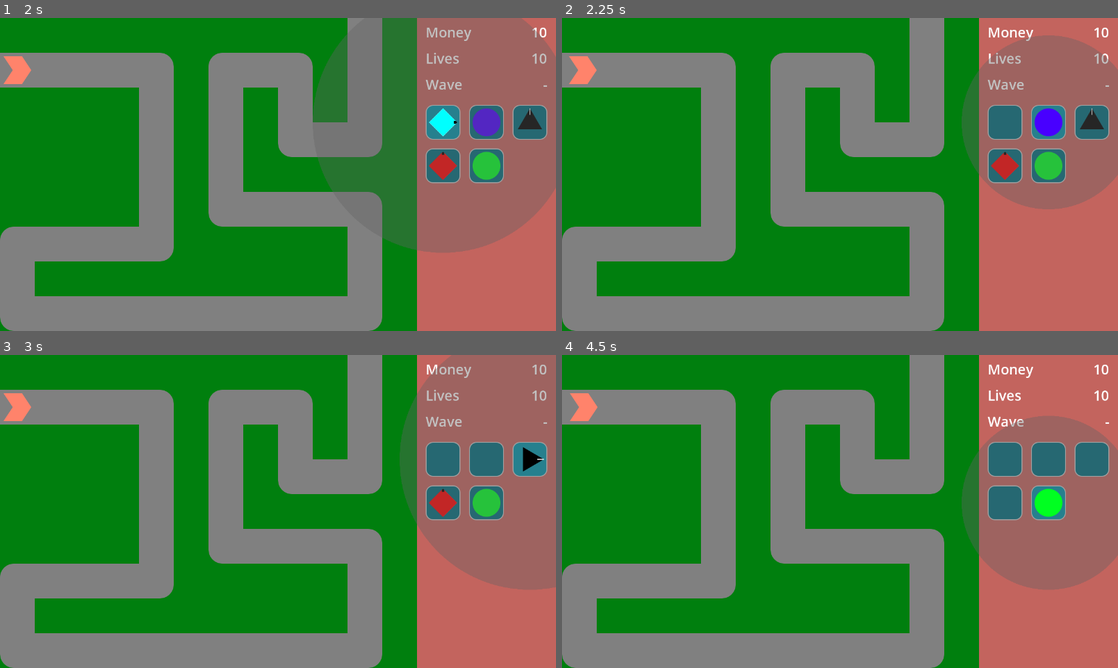
Above: before the commit, frames 1-4 (two rows, left to right).
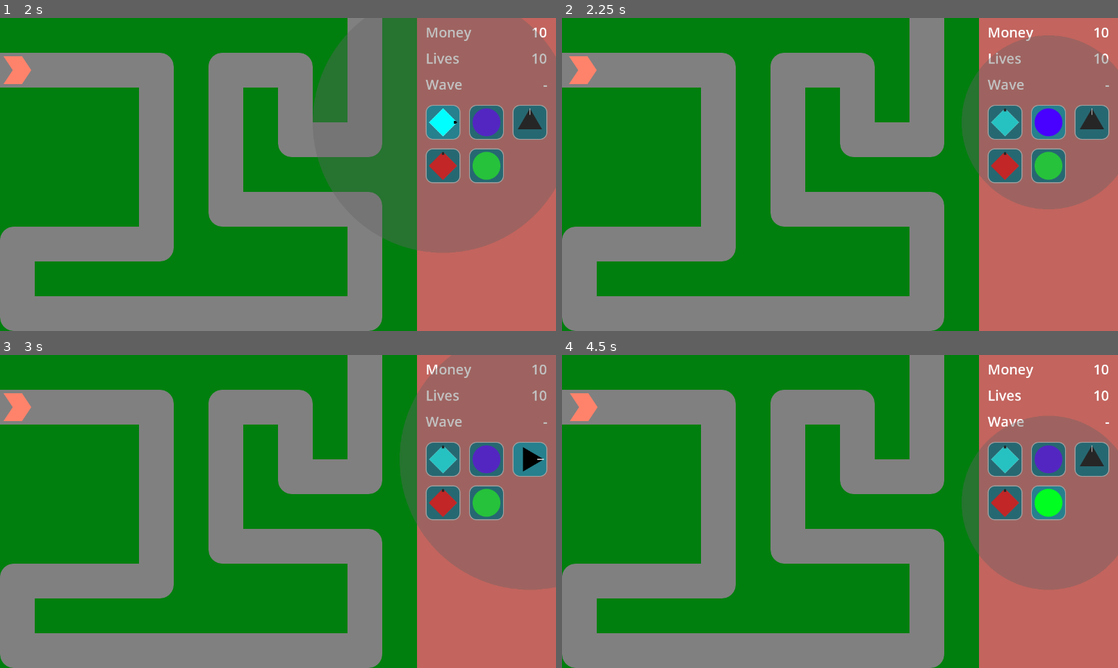
Above: after the commit, the same moments.

Repository: phrasmotica/godot-tower-defence
Game: Godot game, scene res://scenes/game.tscn
The game is run twice, just before and just after one commit, with the same random seed, the same clock (stepped at 60 frames per second) and the same inputs.
Inputs (mouse positions are in pixels of both pictures, inside the frame that each line leads up to):
- Up to frame 1 (2 s): click "Play path 0" at 0.5 s; click (444, 121) at 1.25 s
- Up to frame 2 (2.25 s): click (1051, 121) at 2 s
- Up to frame 3 (3 s): click (528, 458) at 2.75 s
- Up to frame 4 (4.5 s): click (1006, 502) at 3.5 s; click (1051, 502) at 4.25 s

Frame 1 is identical in both runs. In frame 2, 0.2% of the frame differs, in the area x 77-83%, y 28-38%; in frame 3, 0.6%; in frame 4, 1.0%, in the area x 77-98%, y 28-52%.

Commit message:
Ensure create tower buttons are set to non-create mode when a tower is being placed

Diff:
--- a/scripts/game_ui.gd
+++ b/scripts/game_ui.gd
@@ -85,6 +85,10 @@
 	if current_tower_scene_id == new_id:
 		print("Already placing tower with ID " + str(new_id))
 		return
+
+	for ctb in create_tower_buttons:
+		if ctb.tower != tower_scene:
+			ctb.is_creating_mode = false
 
 	if placing_tower:
 		placing_tower.queue_free()
@@ -118,6 +122,9 @@
 
 	tower_placed.emit(tower)
 
+	for ctb in create_tower_buttons:
+		ctb.is_creating_mode = false
+
 	animate_hide_ui()
 
 func _on_placing_tower_selected(tower: Tower):
